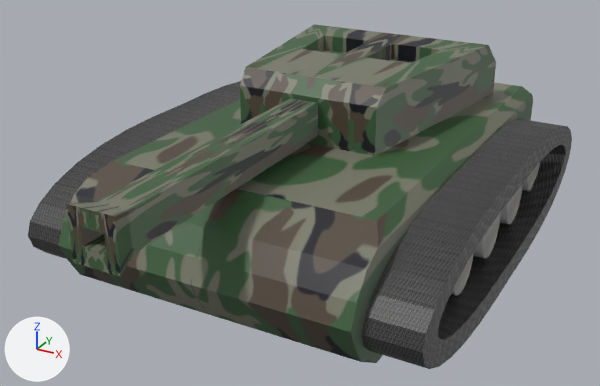
One commit to the Blender file strategy/data/anim_objs/units/tank/tank.blend: the scene before it, then after it.
Rendered twice from a 50 mm lens placed at (6.06, -12.24, 6.74), pointed at (-0.05, -1.14, 1.19). Lighting does not change. The marker at lower left points along +X, +Y and +Z. The first picture is the older version.

The first picture shows 'body', 'canon', 'chenille', 'tourelle', 'wheels_3' and 3 more.
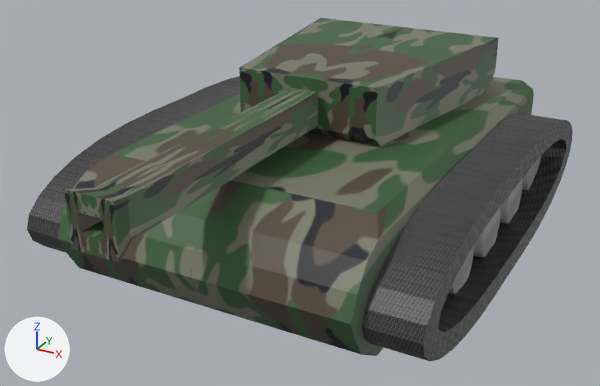
The change, as a diff of the scene's bpy script:
```diff
--- a/strategy/data/anim_objs/units/tank/tank.blend.py
+++ b/strategy/data/anim_objs/units/tank/tank.blend.py
@@ me_cube_002 @@
 # used by ob_body; location = (0.0, 0.0, 2.35); rotation_euler = (1.571, 0.0, 0.0), in degrees (90, 0, 0)
-me_cube_002.from_pydata(...)  # 30 vertices, 27 faces; spans x 0.0..2.41, y -2.3..-0.3, z -4.14..4.31
+me_cube_002.from_pydata(...)  # 30 vertices, 27 faces; spans x 0.0..2.41, y -4.31..4.14, z 0.17..2.17
+# me_cube_002 part 1: the whole mesh is turned 90 degrees about the x axis through its middle, then moved by (0.0, 1.22, 1.09)
 me_cube_002.materials.append(mat_material_003)
@@ me_cube_003 @@
 # used by ob_tourelle; location = (0.0, 0.0, 0.0)
-me_cube_003.from_pydata(...)  # 24 vertices, 20 faces; spans x 0.0..1.87, y -1.04..3.08, z 2.03..3.09
+me_cube_003.from_pydata(...)  # 24 vertices, 20 faces; spans x 0.0..1.87, y -1.04..3.08, z 1.56..2.62
+# me_cube_003 part 2: the whole mesh is moved by (0.0, 0.0, -0.47)
 me_cube_003.materials.append(mat_material_003)
@@ me_cube_004 @@
 # used by ob_canon; location = (0.0, 0.0, 0.0)
-me_cube_004.from_pydata(...)  # 36 vertices, 29 faces; spans x 0.0..0.35, y -6.04..-1.09, z 2.13..2.87
+me_cube_004.from_pydata(...)  # 36 vertices, 29 faces; spans x 0.0..0.35, y -6.04..-1.09, z 1.65..2.4
+# me_cube_004 part 3: the whole mesh is moved by (0.0, 0.0, -0.47)
 me_cube_004.materials.append(mat_material_003)
@@ me_cylinder_007 @@
 # used by ob_chenille; location = (0.0, 0.0, 2.35); rotation_euler = (1.571, 0.0, 0.0), in degrees (90, 0, 0)
-me_cylinder_007.from_pydata(...)  # 68 vertices, 64 faces; spans x 2.46..3.28, y -2.47..-0.44, z -0.01..4.08
+me_cylinder_007.from_pydata(...)  # 68 vertices, 64 faces; spans x 2.46..3.28, y -4.08..0.01, z 0.0..2.03
+# me_cylinder_007 part 4: the whole mesh is turned 90 degrees about the x axis through its middle, then moved by (0.0, -0.58, -1.02)
 me_cylinder_007.materials.append(mat_material_005)
@@ ob_body @@
 ob_body = bpy.data.objects.new('body', me_cube_002)
-ob_body.location = (0.0, 0.0, 2.35)
-ob_body.rotation_euler = (1.571, 0.0, 0.0)  # degrees (90, 0, 0)
+ob_body.location = (0.0, 0.0, 0.0)
 _m = ob_body.modifiers.new('Mirror', 'MIRROR')
@@ ob_tourelle @@
 ob_tourelle = bpy.data.objects.new('tourelle', me_cube_003)
-ob_tourelle.location = (0.0, 0.0, 0.0)
+ob_tourelle.location = (0.0, 0.0, 4.7)
+ob_tourelle.rotation_euler = (0.0, -3.142, 0.0)  # degrees (0, -180, 0)
 _m = ob_tourelle.modifiers.new('Mirror', 'MIRROR')
@@ ob_canon @@
 ob_canon = bpy.data.objects.new('canon', me_cube_004)
-ob_canon.location = (0.0, 0.0, 0.0)
+ob_canon.location = (0.0, 0.0, 4.7)
+ob_canon.rotation_euler = (0.0, -3.142, 0.0)  # degrees (0, -180, 0)
 _m = ob_canon.modifiers.new('Mirror', 'MIRROR')
@@ ob_chenille @@
 ob_chenille = bpy.data.objects.new('chenille', me_cylinder_007)
-ob_chenille.location = (0.0, 0.0, 2.35)
-ob_chenille.rotation_euler = (1.571, 0.0, 0.0)  # degrees (90, 0, 0)
+ob_chenille.location = (0.0, 0.0, 0.0)
 _m = ob_chenille.modifiers.new('Mirror', 'MIRROR')
-_m.use_axis = (True, False, True)
+_m.use_axis = (True, True, False)
 _m.merge_threshold = 0.009
```

Changed parts and their boxes [x1, y1, x2, y2] in the pictures (600 x 386 px):
'body', moved: before [58, 82, 533, 363]; after [57, 77, 534, 356]
'chenille', modifiers changed, moved: before [28, 81, 572, 369]; after [27, 76, 573, 361]
'tourelle', turned: before [240, 24, 496, 156]; after [239, 18, 498, 146]
'canon', moved, turned: before [66, 98, 318, 277]; after [64, 88, 318, 263]
